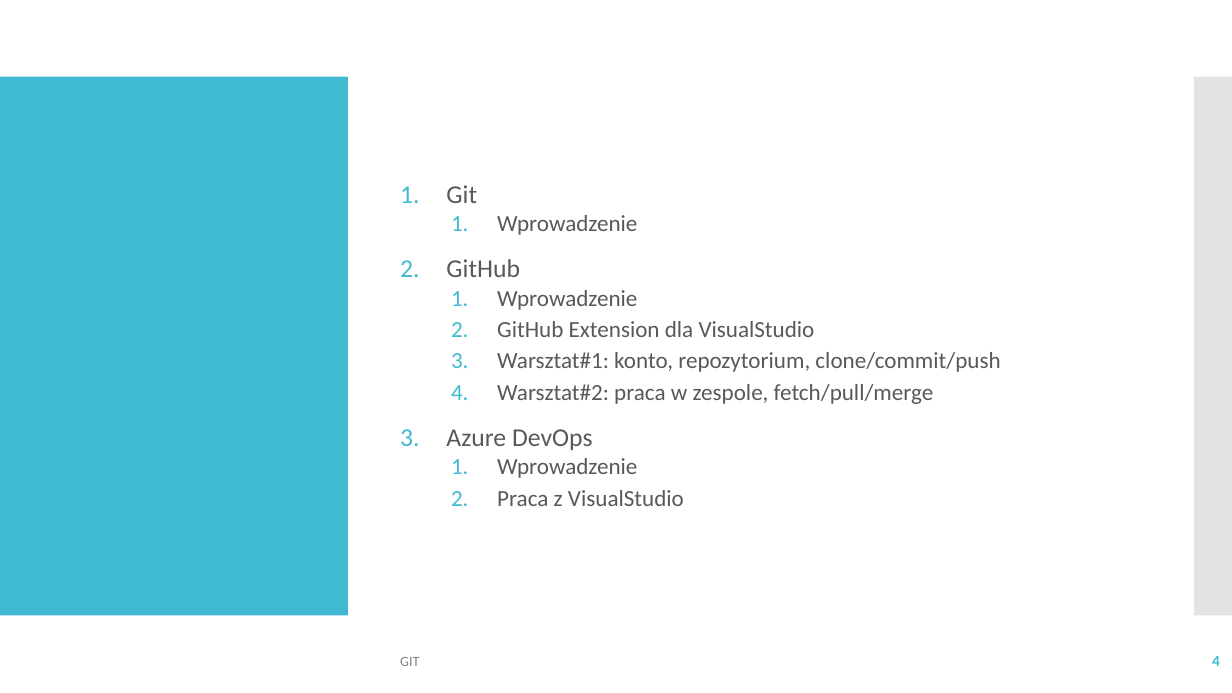
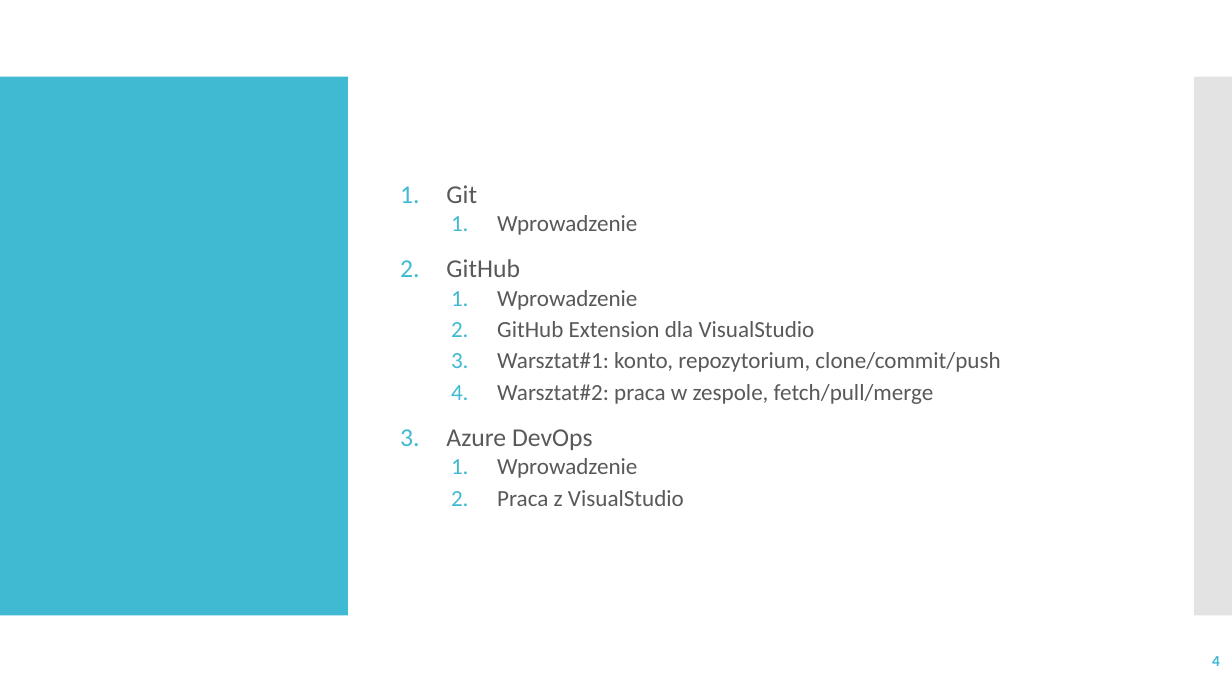
Before and after one commit to IlonaKulon/SzkolenieZIIMI, a slide deck: slide 4 of slajdy/ZIIMI_01_GIT.pptx. Drawn at 1232x693 pixels with LibreOffice and Linux fonts; fonts in the diff are those of the drawing. Boxes give left, top, right and bottom in pixels: in the first picture for what was removed or moved away, otherwise in the second. Text is boxed around its words. In the diff, an @@ line names an element or a change of style, - is before the commit and + after.

```diff
--- a/slajdy/ZIIMI_01_GIT.pptx
+++ b/slajdy/ZIIMI_01_GIT.pptx
@@ text removed at [400, 657, 419, 666] @@
-GIT
```
Also in this commit, not shown: 6 other slides changed, 24 slides added, 10 other files.
